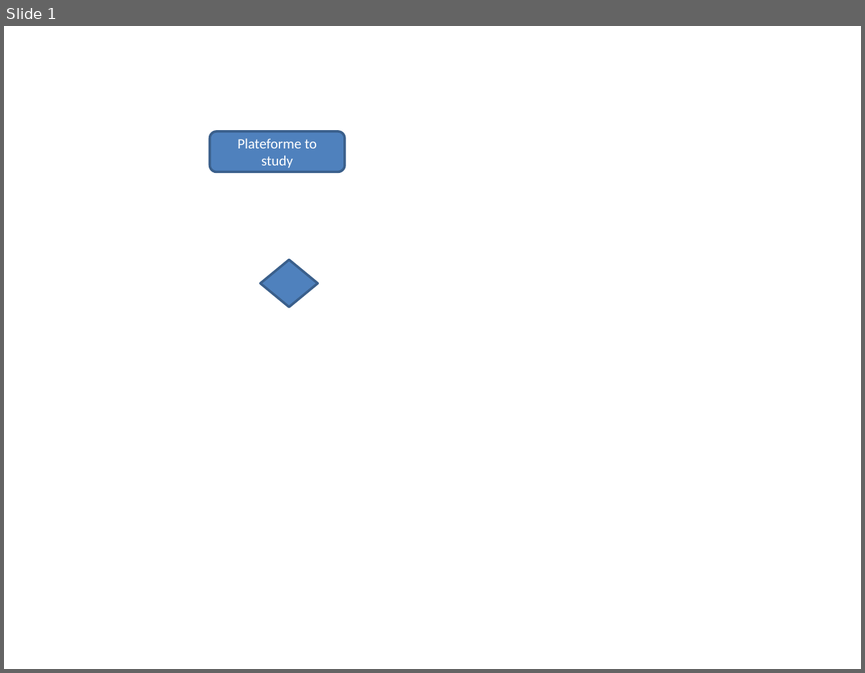
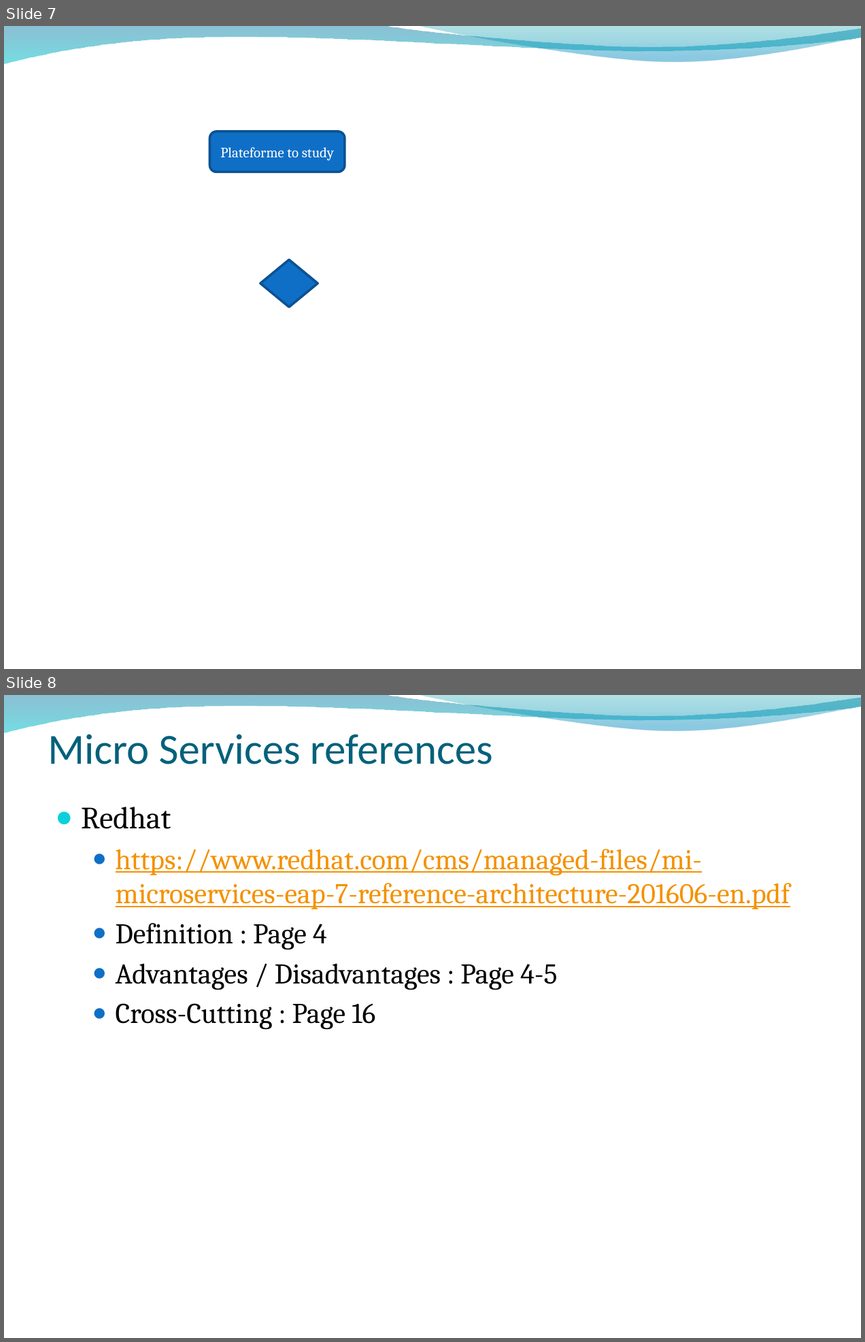
Before and after one commit to ygo74/microsvc, a slide deck: Documentation/Container Architecture.pptx. Shown one above the other, each under a label of ours: slide 1 before the commit, slides 7 and 8 after it. The pictures are 865x673 and 865x1342 pixels, drawn with LibreOffice and Linux fonts; fonts in the diff are those of the drawing; background and template pictures are left out. Boxes give left, top, right and bottom in pixels: in the first picture for what was removed or moved away, otherwise in the second. Text is boxed around its words. In the diff, an @@ line names an element or a change of style, - is before the commit and + after.

```diff
--- a/Documentation/Container Architecture.pptx
+++ b/Documentation/Container Architecture.pptx
@@ slide 8 added at [4, 695, 861, 1338], background picture (left out); not listed: 2 template elements that a slide beside it also shows @@
@@ title added at [48, 734, 493, 764], 36 pt, text #04617B @@
+Micro Services references
@@ text added at [81, 807, 790, 1030], 24 pt, text #F49100, underline @@
+● Redhat
+  ● https://www.redhat.com/cms/managed-files/mi-microservices-eap-7-reference-architecture-201606-en.pdf
+  ● Definition : Page 4
+  ● Advantages / Disadvantages : Page 4-5
+  ● Cross-Cutting : Page 16
@@ what was slide 1 is now slide 7 @@
@@ slide 7 changed as well @@
@@ freeform shape added at [4, 26, 861, 63], fill gradient #0074A1 to #00C6CF @@
@@ freeform shape added at [415, 26, 861, 63], fill gradient #00A1A9 to #008BBF @@
@@ rounded rectangle "Plateforme to study" at [209, 131, 344, 172]: font Calibri to Cambria; fill #4F81BD to #0F6FC6; outline #3A5F8C 2 pt to #0B5292 2 pt @@
@@ diamond at [260, 260, 317, 307]: fill #4F81BD to #0F6FC6; outline #3A5F8C 2 pt to #0B5292 2 pt @@
```
Also in this commit, not shown: 9 other slides changed, 6 other slides added, 1 slide removed.
